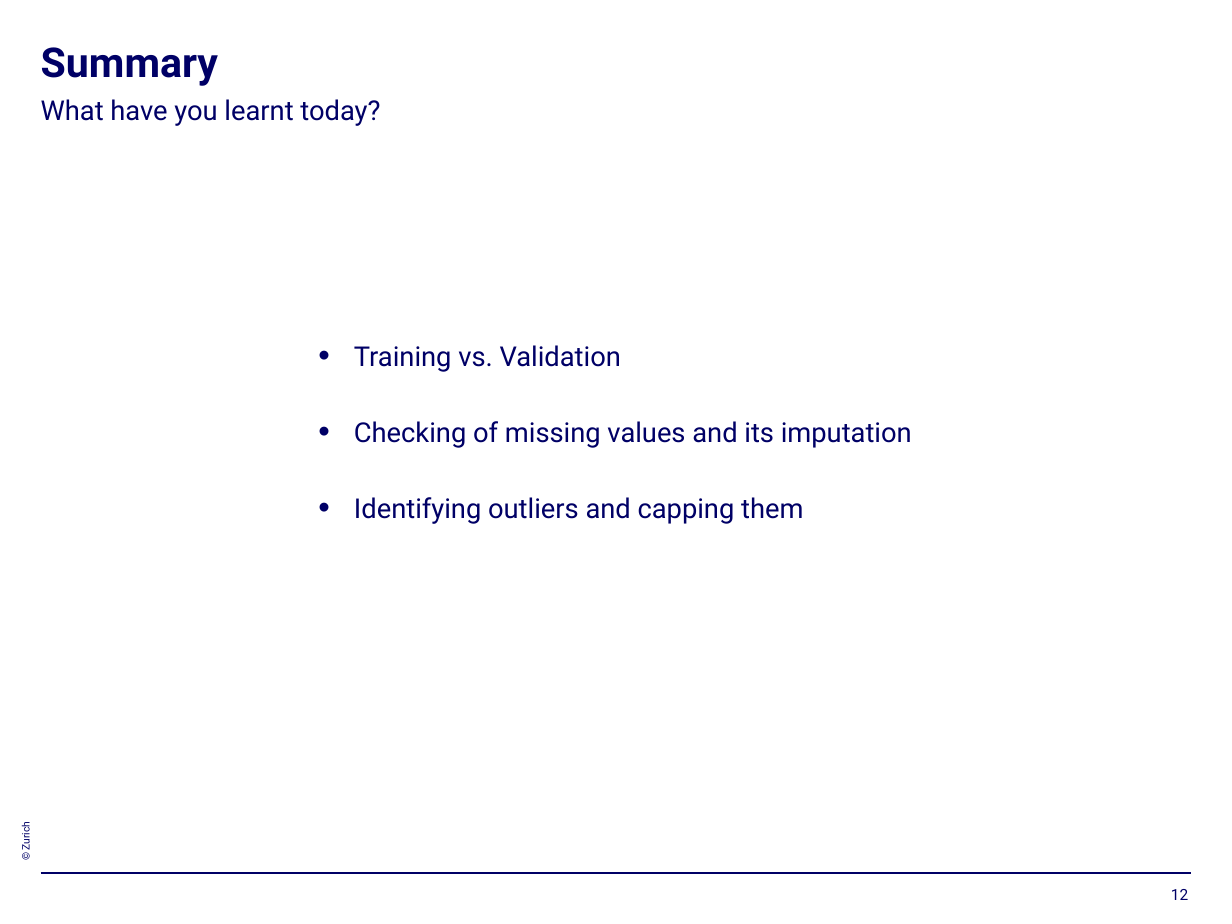
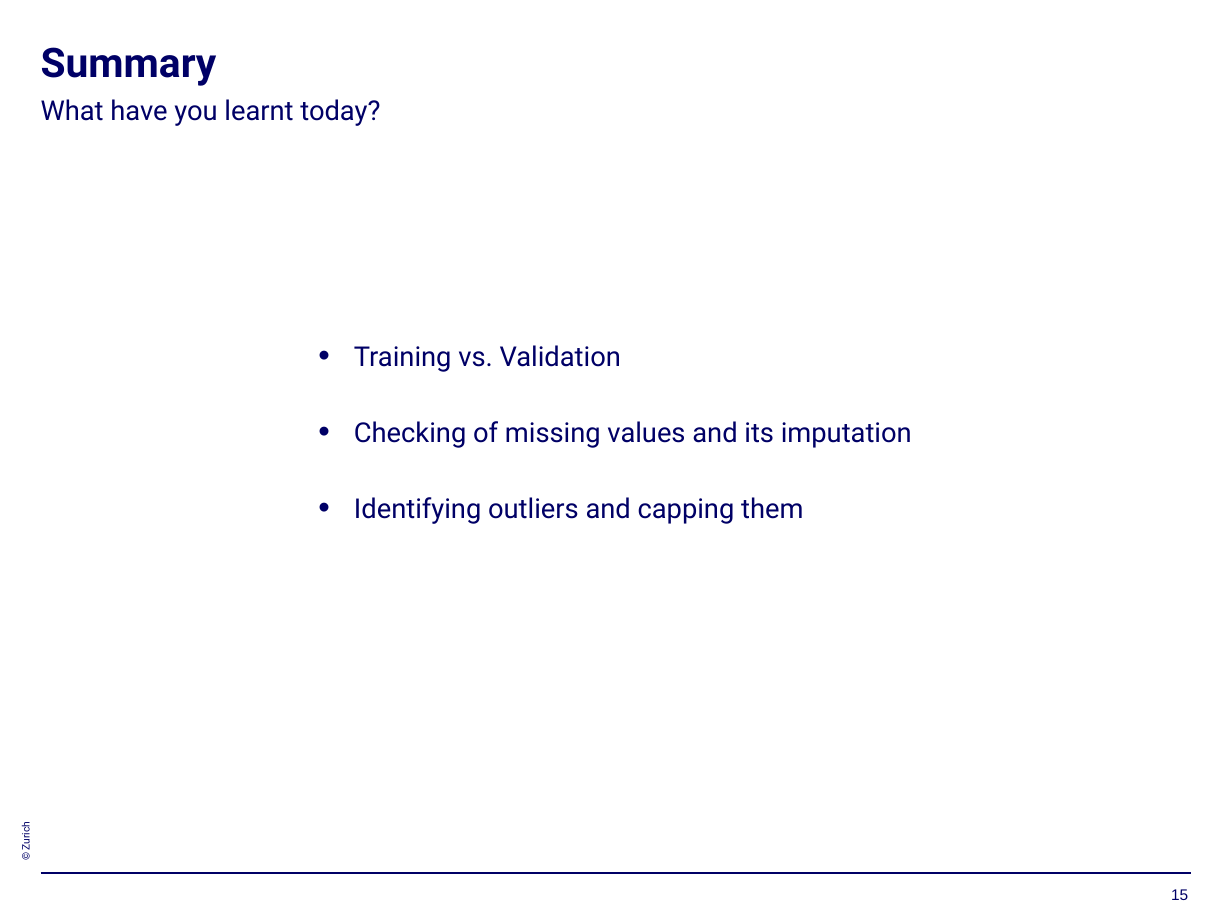
Before and after one commit to Gateux/titanic_euba, a slide deck: slide 15 of Titanic Exercise.pptx (slide 12 before the commit). Drawn at 1232x924 pixels with LibreOffice and Linux fonts; fonts in the diff are those of the drawing; background and template pictures are left out. Boxes give left, top, right and bottom in pixels: in the first picture for what was removed or moved away, otherwise in the second. Text is boxed around its words. In the diff, an @@ line names an element or a change of style, - is before the commit and + after.

```diff
--- a/Titanic Exercise.pptx
+++ b/Titanic Exercise.pptx
@@ title "Summary" at <box>41,47,217,86</box>: size 24 to 23.8 pt @@
@@ page number removed at <box>1171,889,1188,900</box> @@
-12
@@ page number added at <box>1171,889,1188,900</box>, 9 pt, text #000066 @@
+15
```
Also in this commit, not shown: 9 other slides changed, 7 slides added, 4 slides removed, 10 other files.
